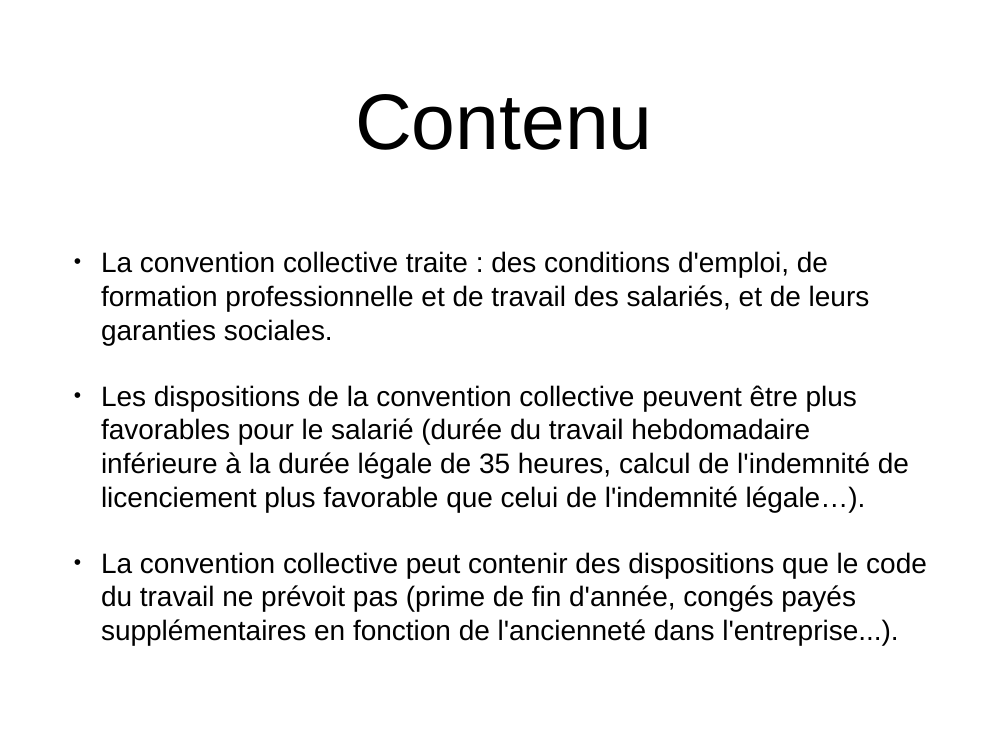
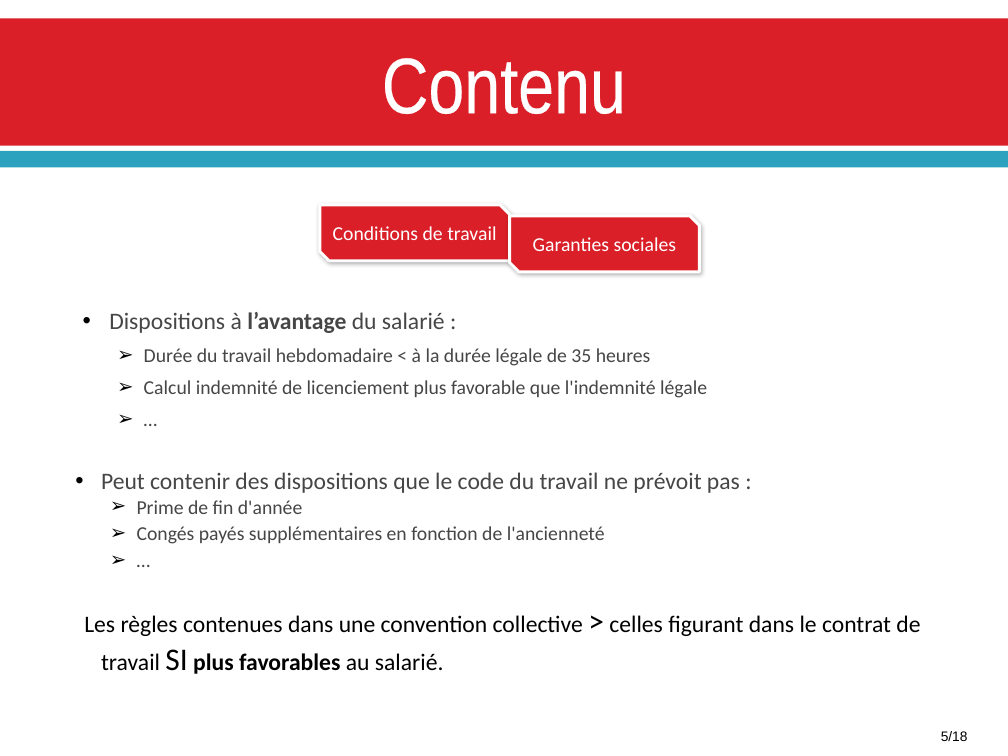
Before and after one commit to Mekiis/LP, a slide deck: slide 5 of COMMUNICATION/Convention_Collective.pptx (slide 6 before the commit). Drawn at 1008x756 pixels with LibreOffice and Linux fonts; fonts in the diff are those of the drawing. Boxes give left, top, right and bottom in pixels: in the first picture for what was removed or moved away, otherwise in the second. Text is boxed around its words. In the diff, an @@ line names an element or a change of style, - is before the commit and + after.

```diff
--- a/COMMUNICATION/Convention_Collective.pptx
+++ b/COMMUNICATION/Convention_Collective.pptx
@@ rectangle added at (0,18,1008,146), fill #DA1F28 @@
@@ title "Contenu" at (382,58,626,114): font Arial to Arial Narrow, text colour #000000 to #FFFFFF, letter outline none to #FFFFFF 1.1 pt; vertical alignment middle to top @@
@@ rectangle added at (0,151,1008,167), fill #2DA2BF @@
@@ snip diag rect added at (320,205,510,261), fill #DA1F28, outline #FFFFFF 3 pt, 20 pt, text #FFFFFF @@
+  Conditions de travail
@@ snip diag rect added at (510,216,700,272), fill #DA1F28, outline #FFFFFF 3 pt, 20 pt, text #FFFFFF @@
+  Garanties sociales
@@ text at (84,312,920,674): text changed; size 28.4 to 24 pt; font Arial to Calibri; text colour #000000 to #464646 @@
-• La convention collective traite : des conditions d'emploi, de formation professionnelle et de travail des salariés, et de leurs garanties sociales.
-• Les dispositions de la convention collective peuvent être plus favorables pour le salarié (durée du travail hebdomadaire inférieure à la durée légale de 35 heures, calcul de l'indemnité de licenciement plus favorable que celui de l'indemnité légale…).
-• La convention collective peut contenir des dispositions que le code du travail ne prévoit pas (prime de fin d'année, congés payés supplémentaires en fonction de l'ancienneté dans l'entreprise...).
+• Dispositions à l’avantage du salarié :
+  ➢ Durée du travail hebdomadaire < à la durée légale de 35 heures
+  ➢ Calcul indemnité de licenciement plus favorable que l'indemnité légale
+  ➢ …
+• Peut contenir des dispositions que le code du travail ne prévoit pas :
+  ➢ Prime de fin d'année
+  ➢ Congés payés supplémentaires en fonction de l'ancienneté
+  ➢ …
+Les règles contenues dans une convention collective > celles figurant dans le contrat de travail SI plus favorables au salarié.
@@ text added at (941,731,968,741), 14 pt, text #000000 @@
+5/18
```
Also in this commit, not shown: 6 other slides changed, 11 slides added, 3 slides removed.
